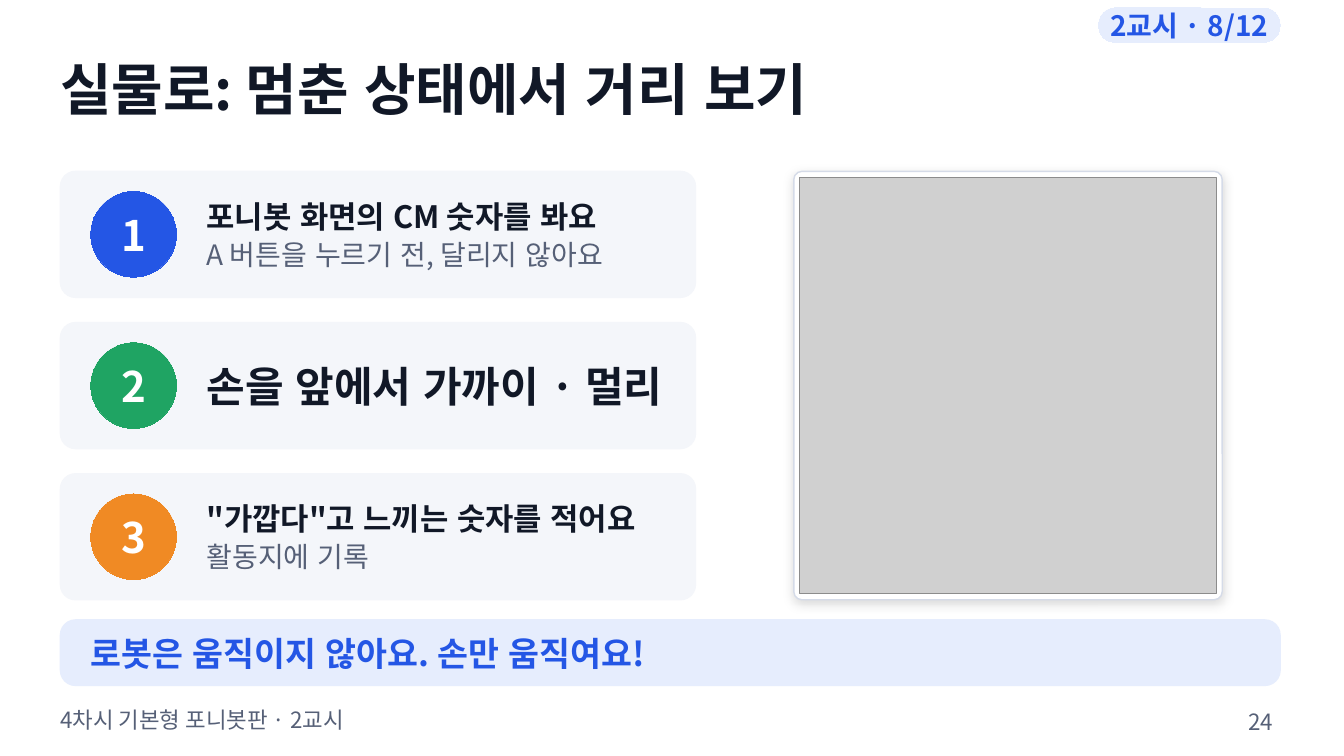
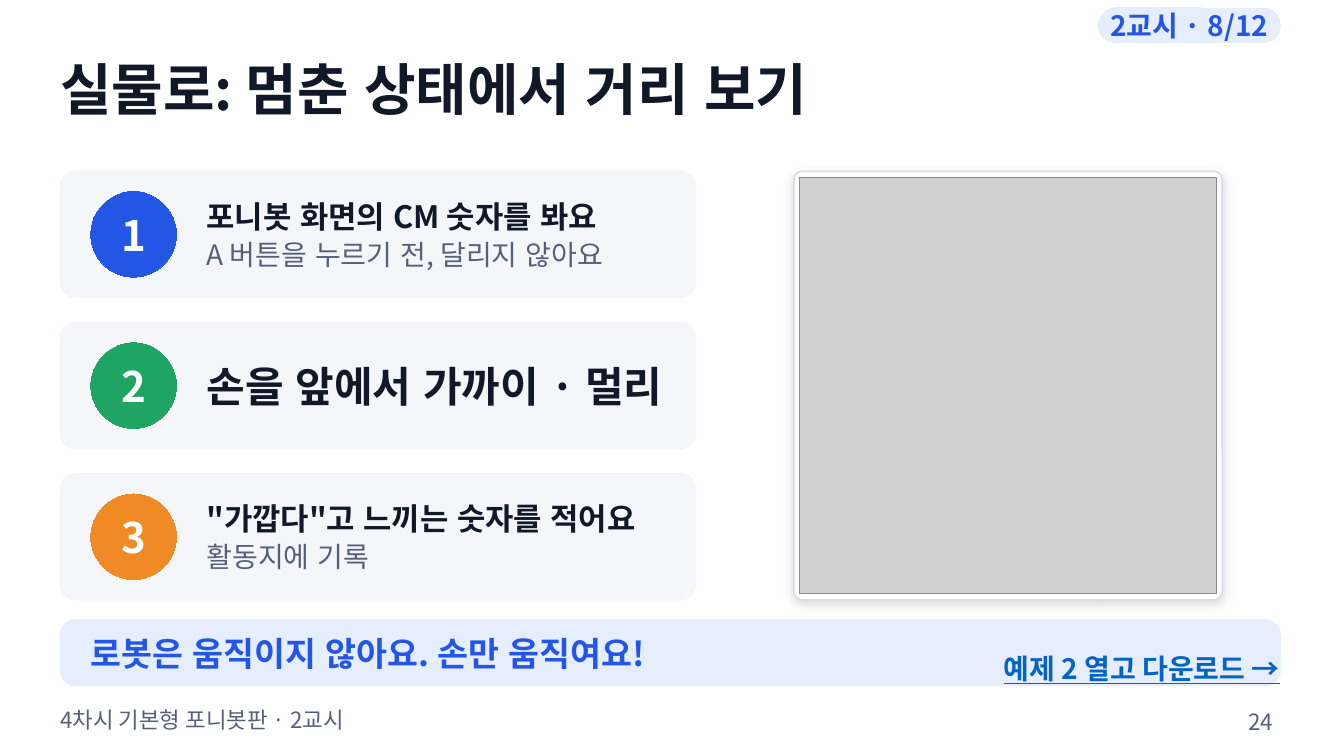
Before and after one commit to boundaryx01-uniquelife/microbit, a slide deck: slide 24 of bridge/ponybot/materials/포니봇_4차시_기본형/ponybot_4차시_수업슬라이드.pptx. Drawn at 1344x756 pixels with LibreOffice and Linux fonts; fonts in the diff are those of the drawing; grey boxes stand for pictures. Boxes give left, top, right and bottom in pixels: in the first picture for what was removed or moved away, otherwise in the second. Text is boxed around its words. In the diff, an @@ line names an element or a change of style, - is before the commit and + after.

```diff
--- a/bridge/ponybot/materials/포니봇_4차시_기본형/ponybot_4차시_수업슬라이드.pptx
+++ b/bridge/ponybot/materials/포니봇_4차시_기본형/ponybot_4차시_수업슬라이드.pptx
@@ text added at bbox=[1004, 655, 1245, 684], 20 pt, text #0563C1, bold, underline @@
+예제 2 열고 다운로드 →
```
Also in this commit, not shown: 9 other slides changed, 17 other files.
